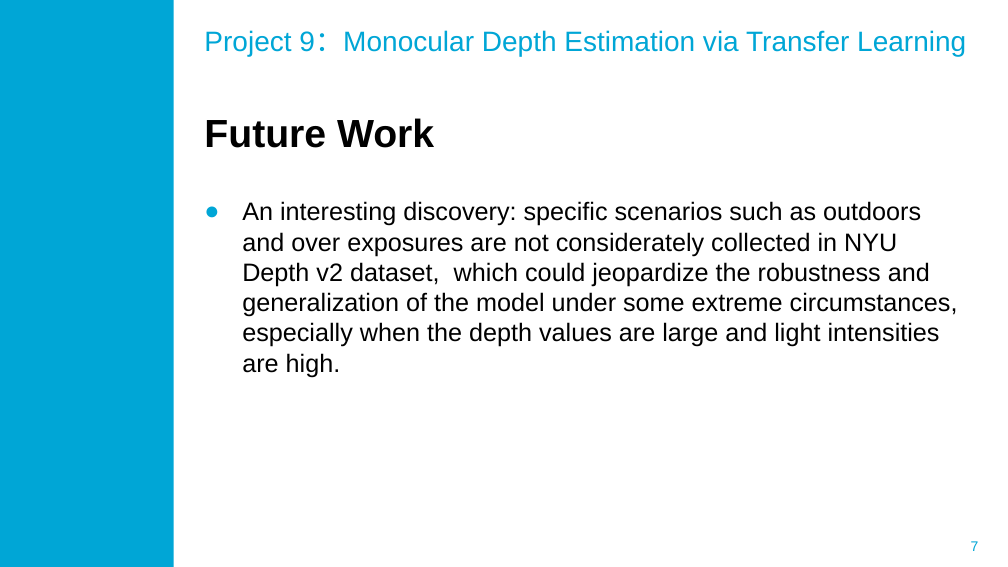
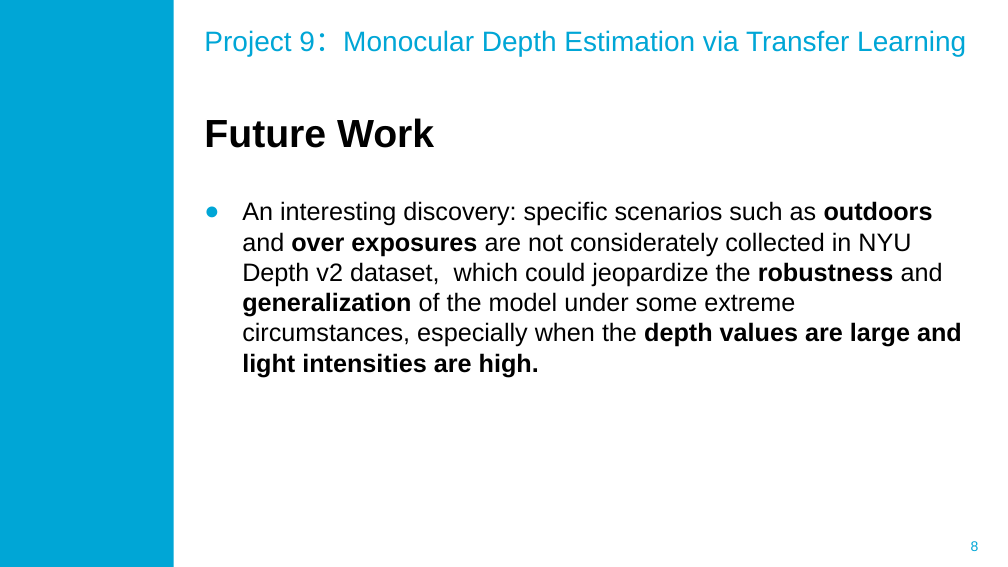
Before and after one commit to siyuanwu99/IEEE-RAS-slam-winter-school-project-9, a slide deck: slide 8 of Proj 9 Presentation.pptx (slide 7 before the commit). Drawn at 1008x567 pixels with LibreOffice and Linux fonts; fonts in the diff are those of the drawing; background and template pictures are left out. Boxes give left, top, right and bottom in pixels: in the first picture for what was removed or moved away, otherwise in the second. Text is boxed around its words. In the diff, an @@ line names an element or a change of style, - is before the commit and + after.

```diff
--- a/Proj 9 Presentation.pptx
+++ b/Proj 9 Presentation.pptx
@@ text at box(242, 201, 962, 377): bold on in "outdoors over exposures robustness generalization depth valu ..." @@
@@ page number at box(971, 541, 979, 551): text changed @@
-7
+8
```
Also in this commit, not shown: 4 other slides changed, 1 slide added.
